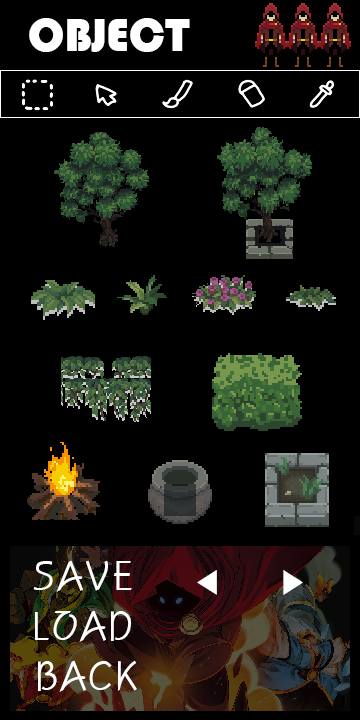
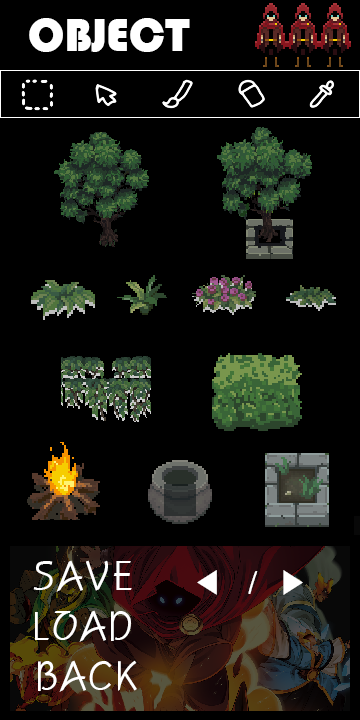
The second (360, 720) image is a revision of the first. Changes to its layers:
showed "1" over [248, 571, 258, 594]
